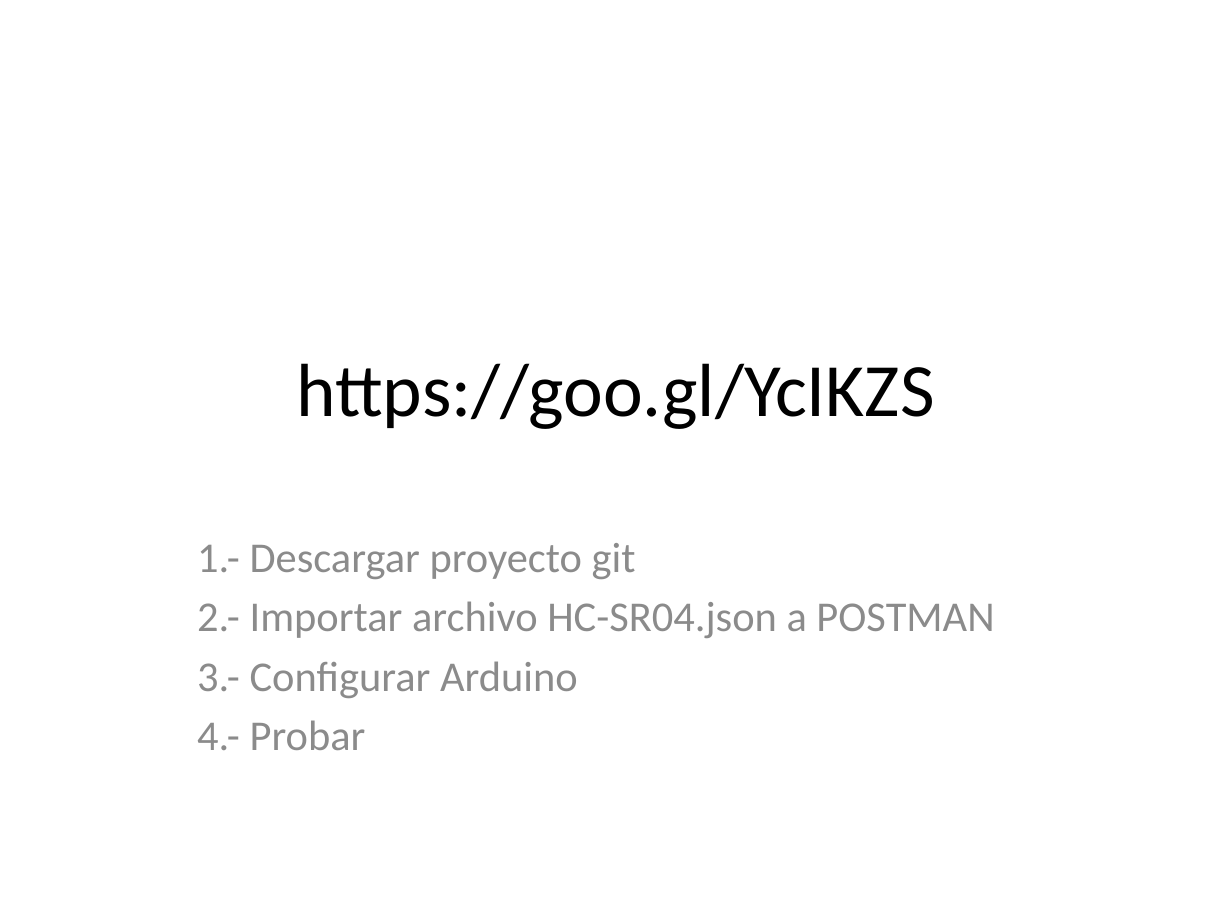
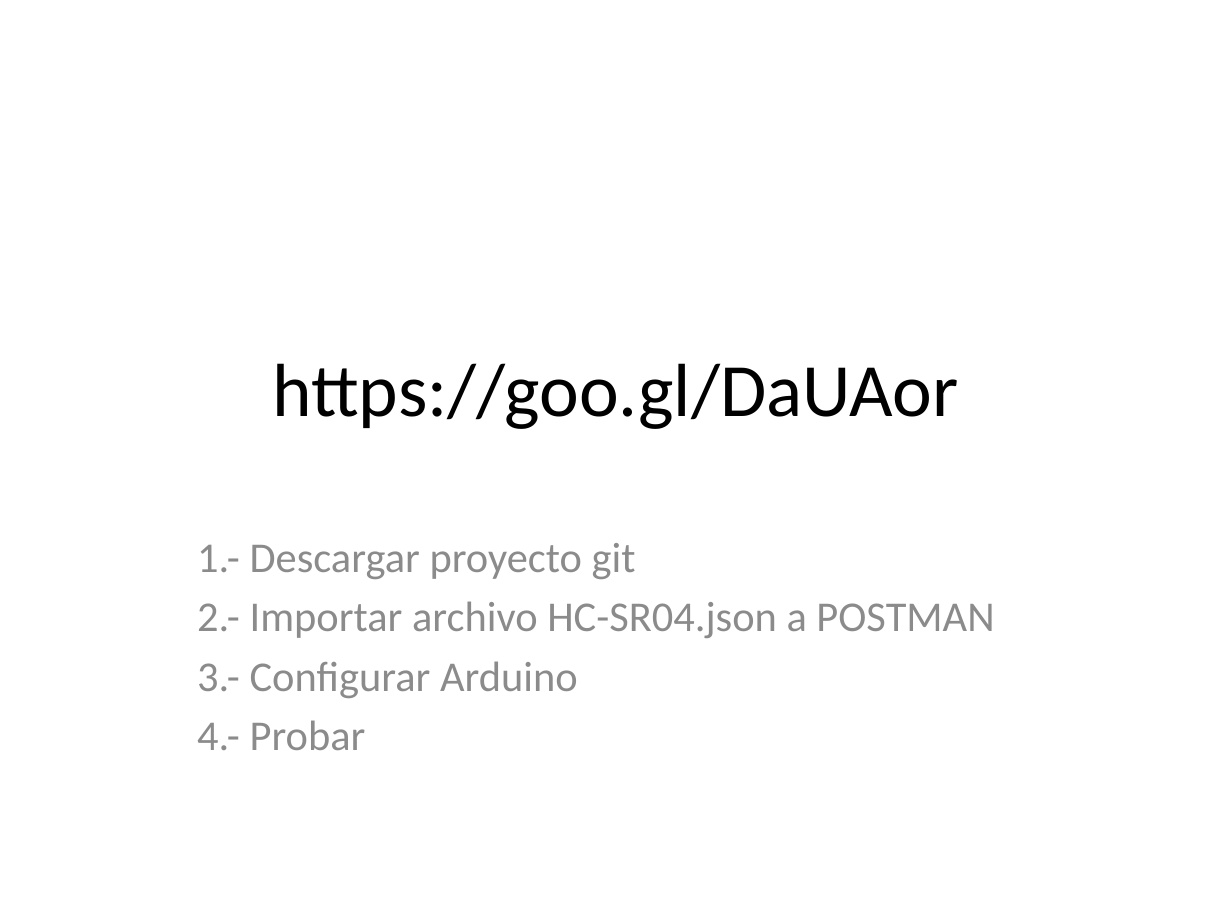
Before and after one commit to nkittsteiner/orion-arduino-hc-sr04, a slide deck: slide 1 of HandsON-HCSR04.pptx. Drawn at 1232x924 pixels with LibreOffice and Linux fonts; fonts in the diff are those of the drawing. Boxes give left, top, right and bottom in pixels: in the first picture for what was removed or moved away, otherwise in the second. Text is boxed around its words. In the diff, an @@ line names an element or a change of style, - is before the commit and + after.

```diff
--- a/HandsON-HCSR04.pptx
+++ b/HandsON-HCSR04.pptx
@@ title at (272,363,958,429): text changed @@
-https://goo.gl/YcIKZS
+https://goo.gl/DaUAor
```
Also in this commit, not shown: 1 other file.
